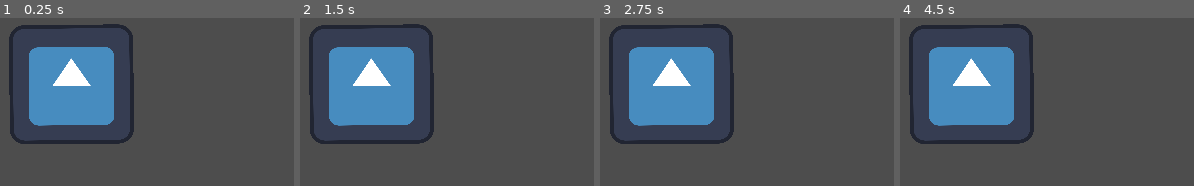
Above: before the commit, frames 1-4 (left to right).
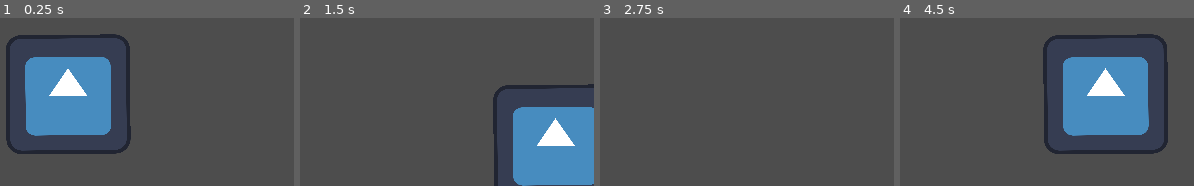
Above: after the commit, the same moments.

Repository: philip22203/Game-design-space-shooter
Game: Godot game, scene res://Scenes/game.tscn
Two runs of this game, one before a commit and one after it. Both use one fixed random seed, a clock stepped at 60 frames per second and the inputs below. The engine's default icon, where the game draws it, is replaced by a stand-in: a white triangle on a blue panel in a dark square.
Inputs:
- Up to frame 1 (0.25 s): no input
- Up to frame 2 (1.5 s): tap Enter at 0.5 s; hold D (move_right) 0.53-1.28 s; hold S (move_down) from 1.28 s (still down)
- Up to frame 3 (2.75 s): release S (move_down) at 2.03 s; hold D (move_right) from 2.03 s (still down)
- Up to frame 4 (4.5 s): tap R (reset) at 2.75, 3.5 s; release D (move_right) at 2.78 s; hold W (move_up) 2.78-3.53 s; hold A (move_left) from 3.53 s (still down)

The runs differ from the first frame. In frame 1, 12% of the frame differs, in the area x 2-46%, y 3-81%; in frame 2, 31%; in frame 3, 17%; in frame 4, 34%, in the area x 3-92%, y 3-81%.
Error before the commit: Invalid access to property or key 'global_position' on a base object of type 'null instance'. (res://Scripts/game.gd:10)
Error after the commit: Invalid call. Nonexistent function 'reload_current_sscene' in base 'SceneTree'. (res://Scripts/game.gd:16)

Commit message:
movement fixed

Diff:
--- a/Scenes/player.tscn
+++ b/Scenes/player.tscn
@@ -1,9 +1,11 @@
-[gd_scene load_steps=2 format=3 uid="uid://dl77112r1wir3"]
+[gd_scene load_steps=3 format=3 uid="uid://dl77112r1wir3"]
 
 [ext_resource type="Texture2D" uid="uid://dyjmc5uh2j0r7" path="res://icon.svg" id="1_2y7m6"]
+[ext_resource type="Script" path="res://Scripts/player.gd" id="1_xi2ge"]
 
 [node name="player" type="CharacterBody2D" groups=["player"]]
 motion_mode = 1
+script = ExtResource("1_xi2ge")
 
 [node name="Sprite2D" type="Sprite2D" parent="."]
 position = Vector2(-1, 0)
--- a/Scripts/game.gd
+++ b/Scripts/game.gd
@@ -1,11 +1,11 @@
 extends Node2D
 
-@onready var player_spawn_pos = $PlayerSpawnPos
+@onready var player_spawn_pos = $playerspawnpos
 
 var player = null
 
 func _ready():
-	player = get_tree().get_first_node_in_group("player")
+	player = get_node("player")
 	assert(player!=null)
 	player.global_position = player_spawn_pos.global_position
 
--- a/Scripts/player.gd
+++ b/Scripts/player.gd
@@ -3,6 +3,6 @@
 @export var speed = 300
 
 func _physics_process(delta):
-	var direction = Vecetor2(Input.get_axis("move_left", "move_right"), Input.get_axis("move_up", "move_down"))
+	var direction = Vector2(Input.get_axis("move_left", "move_right"), Input.get_axis("move_up", "move_down"))
 	velocity = direction * speed
 	move_and_slide()
